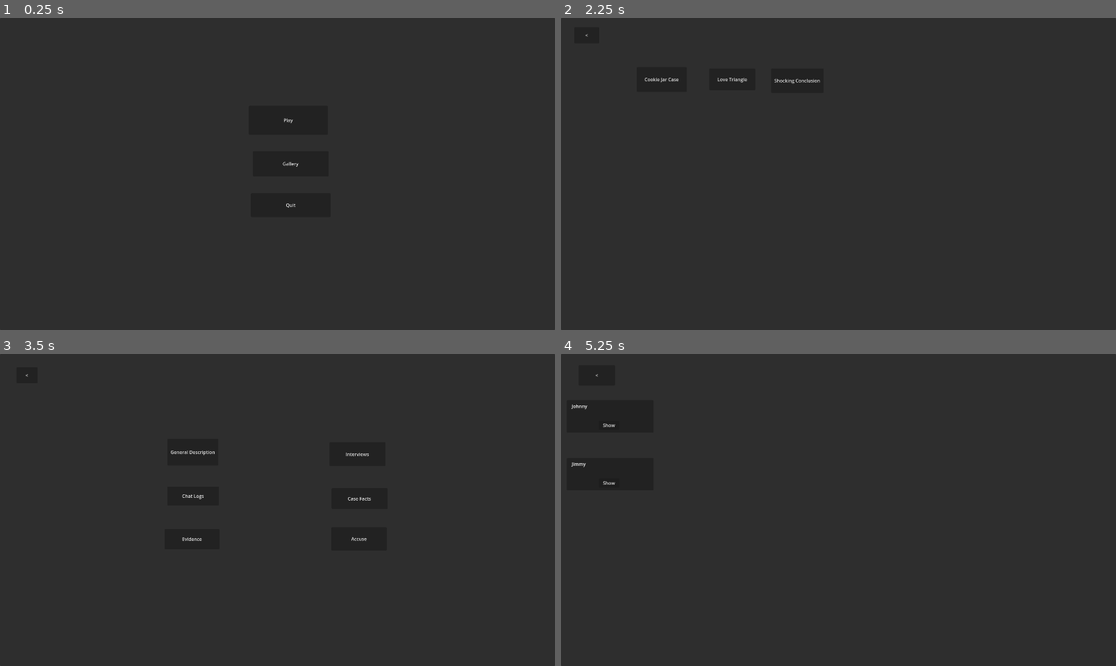
Above: before the commit, frames 1-4 (two rows, left to right).
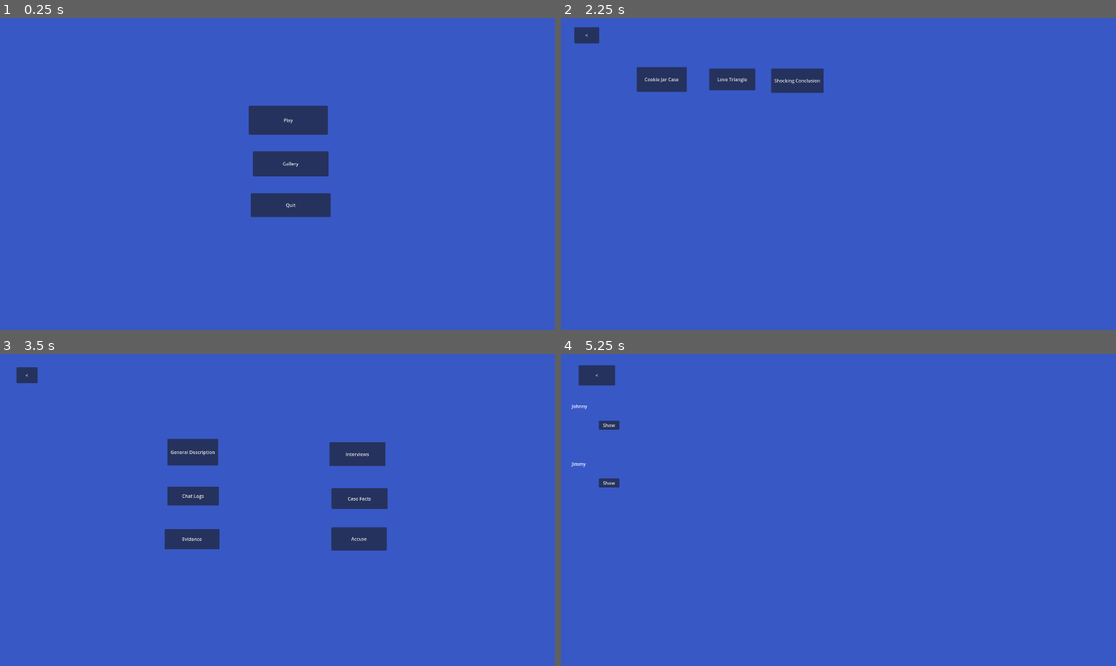
Above: after the commit, the same moments.

Repository: SeanKuehl/Clue-For-Your-Thoughts
Game: Godot game, scene res://MainScreenMenus/MainMenu.tscn
The game is run twice, just before and just after one commit, with the same random seed, the same clock (stepped at 60 frames per second) and the same inputs. The engine's default icon, where the game draws it, is replaced by a stand-in: a white triangle on a blue panel in a dark square.
Inputs:
- Up to frame 1 (0.25 s): no input
- Up to frame 2 (2.25 s): click "Play" at 0.5 s; click "<" at 1.25 s; click "Play" at 2 s
- Up to frame 3 (3.5 s): click "Cookie Jar Case" at 2.75 s
- Up to frame 4 (5.25 s): click "General Description" at 3.5 s; click "<" at 4.25 s; click "Interviews" at 5 s

The runs differ from the first frame. In frame 1, 100% of the frame differs, in the area x 0-100%, y 0-100%; in frame 2, 100%; in frame 3, 100%; in frame 4, 100%.

Commit message:
applied blue theme to all menus

Diff:
--- a/GameMenus/AccuseScreen.tscn
+++ b/GameMenus/AccuseScreen.tscn
@@ -1,5 +1,6 @@
-[gd_scene load_steps=2 format=3 uid="uid://d2glikrhof1ov"]
+[gd_scene load_steps=3 format=3 uid="uid://d2glikrhof1ov"]
 
+[ext_resource type="Theme" uid="uid://2u7lnkn35v0c" path="res://GlobalTheme.tres" id="1_bsjpw"]
 [ext_resource type="Script" path="res://GameMenus/GameScripts/AccuseScreen.gd" id="1_jn4h8"]
 
 [node name="AccuseScreen" type="Control"]
@@ -9,6 +10,7 @@
 anchor_bottom = 1.0
 grow_horizontal = 2
 grow_vertical = 2
+theme = ExtResource("1_bsjpw")
 script = ExtResource("1_jn4h8")
 
 [node name="Panel" type="Panel" parent="."]
--- a/GameMenus/CaseFactsScreen.tscn
+++ b/GameMenus/CaseFactsScreen.tscn
@@ -1,6 +1,7 @@
-[gd_scene load_steps=3 format=3 uid="uid://dxhlk7jaqg7vy"]
+[gd_scene load_steps=4 format=3 uid="uid://dxhlk7jaqg7vy"]
 
 [ext_resource type="Script" path="res://GameMenus/GameScripts/CaseFactsScreen.gd" id="1_4a7x2"]
+[ext_resource type="Theme" uid="uid://2u7lnkn35v0c" path="res://GlobalTheme.tres" id="1_ghiqw"]
 
 [sub_resource type="LabelSettings" id="LabelSettings_4hsyx"]
 font_size = 24
@@ -12,6 +13,7 @@
 anchor_bottom = 1.0
 grow_horizontal = 2
 grow_vertical = 2
+theme = ExtResource("1_ghiqw")
 script = ExtResource("1_4a7x2")
 
 [node name="Panel" type="Panel" parent="."]
--- a/GameMenus/ChatLogScreen.tscn
+++ b/GameMenus/ChatLogScreen.tscn
@@ -1,6 +1,7 @@
-[gd_scene load_steps=3 format=3 uid="uid://lavvmm2up2ct"]
+[gd_scene load_steps=4 format=3 uid="uid://lavvmm2up2ct"]
 
 [ext_resource type="Script" path="res://GameMenus/GameScripts/ChatLogScreen.gd" id="1_dwtsq"]
+[ext_resource type="Theme" uid="uid://2u7lnkn35v0c" path="res://GlobalTheme.tres" id="1_j8xyy"]
 
 [sub_resource type="LabelSettings" id="LabelSettings_j472o"]
 font_size = 24
@@ -12,6 +13,7 @@
 anchor_bottom = 1.0
 grow_horizontal = 2
 grow_vertical = 2
+theme = ExtResource("1_j8xyy")
 script = ExtResource("1_dwtsq")
 
 [node name="Panel" type="Panel" parent="."]
--- a/GameMenus/EvidenceScreen.tscn
+++ b/GameMenus/EvidenceScreen.tscn
@@ -1,5 +1,6 @@
-[gd_scene load_steps=4 format=3 uid="uid://dpsh3thxlsq7j"]
+[gd_scene load_steps=5 format=3 uid="uid://dpsh3thxlsq7j"]
 
+[ext_resource type="Theme" uid="uid://2u7lnkn35v0c" path="res://GlobalTheme.tres" id="1_c3a3f"]
 [ext_resource type="Script" path="res://GameMenus/GameScripts/EvidenceScreen.gd" id="1_cs5de"]
 [ext_resource type="Texture2D" uid="uid://5w5qtugexeuh" path="res://icon.svg" id="2_n73nl"]
 
@@ -13,6 +14,7 @@
 anchor_bottom = 1.0
 grow_horizontal = 2
 grow_vertical = 2
+theme = ExtResource("1_c3a3f")
 script = ExtResource("1_cs5de")
 
 [node name="Panel" type="Panel" parent="."]
@@ -34,18 +36,18 @@
 
 [node name="LeftButton" type="Button" parent="."]
 layout_mode = 0
-offset_left = 355.0
-offset_top = 945.0
-offset_right = 580.0
-offset_bottom = 1046.0
+offset_left = 363.0
+offset_top = 872.0
+offset_right = 588.0
+offset_bottom = 973.0
 text = "<"
 
 [node name="RightButton" type="Button" parent="."]
 layout_mode = 0
-offset_left = 1300.0
-offset_top = 945.0
-offset_right = 1492.0
-offset_bottom = 1041.0
+offset_left = 1360.0
+offset_top = 885.0
+offset_right = 1552.0
+offset_bottom = 981.0
 text = ">"
 
 [node name="EvidenceDescription" type="Label" parent="."]
--- a/GameMenus/GeneralDescriptionScreen.tscn
+++ b/GameMenus/GeneralDescriptionScreen.tscn
@@ -1,6 +1,7 @@
-[gd_scene load_steps=4 format=3 uid="uid://dp62xykpvnb07"]
+[gd_scene load_steps=5 format=3 uid="uid://dp62xykpvnb07"]
 
 [ext_resource type="Script" path="res://GameMenus/GameScripts/GeneralDescriptionScreen.gd" id="1_0tfxn"]
+[ext_resource type="Theme" uid="uid://2u7lnkn35v0c" path="res://GlobalTheme.tres" id="1_gk61h"]
 
 [sub_resource type="LabelSettings" id="LabelSettings_86y5y"]
 font_size = 36
@@ -15,6 +16,7 @@
 anchor_bottom = 1.0
 grow_horizontal = 2
 grow_vertical = 2
+theme = ExtResource("1_gk61h")
 script = ExtResource("1_0tfxn")
 
 [node name="Panel" type="Panel" parent="."]
--- a/GameMenus/InterviewsScreen.tscn
+++ b/GameMenus/InterviewsScreen.tscn
@@ -1,5 +1,6 @@
-[gd_scene load_steps=3 format=3 uid="uid://dprac6v5nj62y"]
+[gd_scene load_steps=4 format=3 uid="uid://dprac6v5nj62y"]
 
+[ext_resource type="Theme" uid="uid://2u7lnkn35v0c" path="res://GlobalTheme.tres" id="1_6ygnq"]
 [ext_resource type="Script" path="res://GameMenus/GameScripts/InterviewsScreen.gd" id="1_b42r6"]
 
 [sub_resource type="LabelSettings" id="LabelSettings_ex3sg"]
@@ -12,6 +13,7 @@
 anchor_bottom = 1.0
 grow_horizontal = 2
 grow_vertical = 2
+theme = ExtResource("1_6ygnq")
 script = ExtResource("1_b42r6")
 
 [node name="Panel" type="Panel" parent="."]
--- a/GameMenus/MainGameScreen.tscn
+++ b/GameMenus/MainGameScreen.tscn
@@ -1,6 +1,7 @@
-[gd_scene load_steps=2 format=3 uid="uid://ct62g3rvxkn2s"]
+[gd_scene load_steps=3 format=3 uid="uid://ct62g3rvxkn2s"]
 
 [ext_resource type="Script" path="res://GameMenus/GameScripts/MainGameScreen.gd" id="1_e2tgg"]
+[ext_resource type="Theme" uid="uid://2u7lnkn35v0c" path="res://GlobalTheme.tres" id="1_jqyga"]
 
 [node name="MainGameScreen" type="Control"]
 layout_mode = 3
@@ -11,6 +12,7 @@
 offset_bottom = 437.0
 grow_horizontal = 2
 grow_vertical = 2
+theme = ExtResource("1_jqyga")
 script = ExtResource("1_e2tgg")
 
 [node name="Panel" type="Panel" parent="."]
--- /dev/null
+++ b/GlobalTheme.tres
@@ -0,0 +1,7 @@
+[gd_resource type="Theme" load_steps=2 format=3 uid="uid://2u7lnkn35v0c"]
+
+[sub_resource type="StyleBoxFlat" id="StyleBoxFlat_mgt8p"]
+bg_color = Color(0.219608, 0.345098, 0.772549, 1)
+
+[resource]
+Panel/styles/panel = SubResource("StyleBoxFlat_mgt8p")
--- a/MainScreenMenus/CaseSelectScreen.tscn
+++ b/MainScreenMenus/CaseSelectScreen.tscn
@@ -1,6 +1,7 @@
-[gd_scene load_steps=2 format=3 uid="uid://c32s8i4orrlrx"]
+[gd_scene load_steps=3 format=3 uid="uid://c32s8i4orrlrx"]
 
 [ext_resource type="Script" path="res://MainScreenMenus/MainScreenScripts/CaseSelectScreen.gd" id="1_mmd3t"]
+[ext_resource type="Theme" uid="uid://2u7lnkn35v0c" path="res://GlobalTheme.tres" id="1_y4jaw"]
 
 [node name="CaseSelectScreen" type="Control"]
 layout_mode = 3
@@ -11,6 +12,7 @@
 offset_bottom = 438.0
 grow_horizontal = 2
 grow_vertical = 2
+theme = ExtResource("1_y4jaw")
 script = ExtResource("1_mmd3t")
 
 [node name="Panel" type="Panel" parent="."]
--- a/MainScreenMenus/MainMenu.tscn
+++ b/MainScreenMenus/MainMenu.tscn
@@ -1,5 +1,6 @@
-[gd_scene load_steps=2 format=3 uid="uid://dpnsbkpjyx02n"]
+[gd_scene load_steps=3 format=3 uid="uid://dpnsbkpjyx02n"]
 
+[ext_resource type="Theme" uid="uid://2u7lnkn35v0c" path="res://GlobalTheme.tres" id="1_1jvkk"]
 [ext_resource type="Script" path="res://MainScreenMenus/MainScreenScripts/MainMenu.gd" id="1_om7b7"]
 
 [node name="MainMenu" type="Control"]
@@ -9,6 +10,7 @@
 anchor_bottom = 1.0
 grow_horizontal = 2
 grow_vertical = 2
+theme = ExtResource("1_1jvkk")
 script = ExtResource("1_om7b7")
 
 [node name="Panel" type="Panel" parent="."]
--- a/MainScreenMenus/MainScreenScripts/MainMenu.gd
+++ b/MainScreenMenus/MainScreenScripts/MainMenu.gd
@@ -16,4 +16,4 @@
 
 
 func _on_quit_button_pressed():
-	pass # Replace with function body.
+	get_tree().quit()
